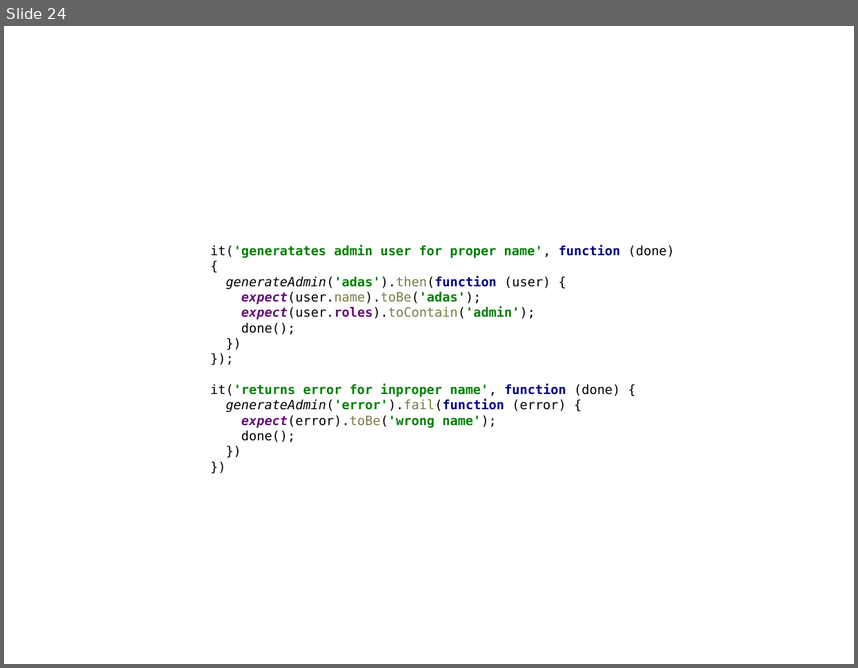
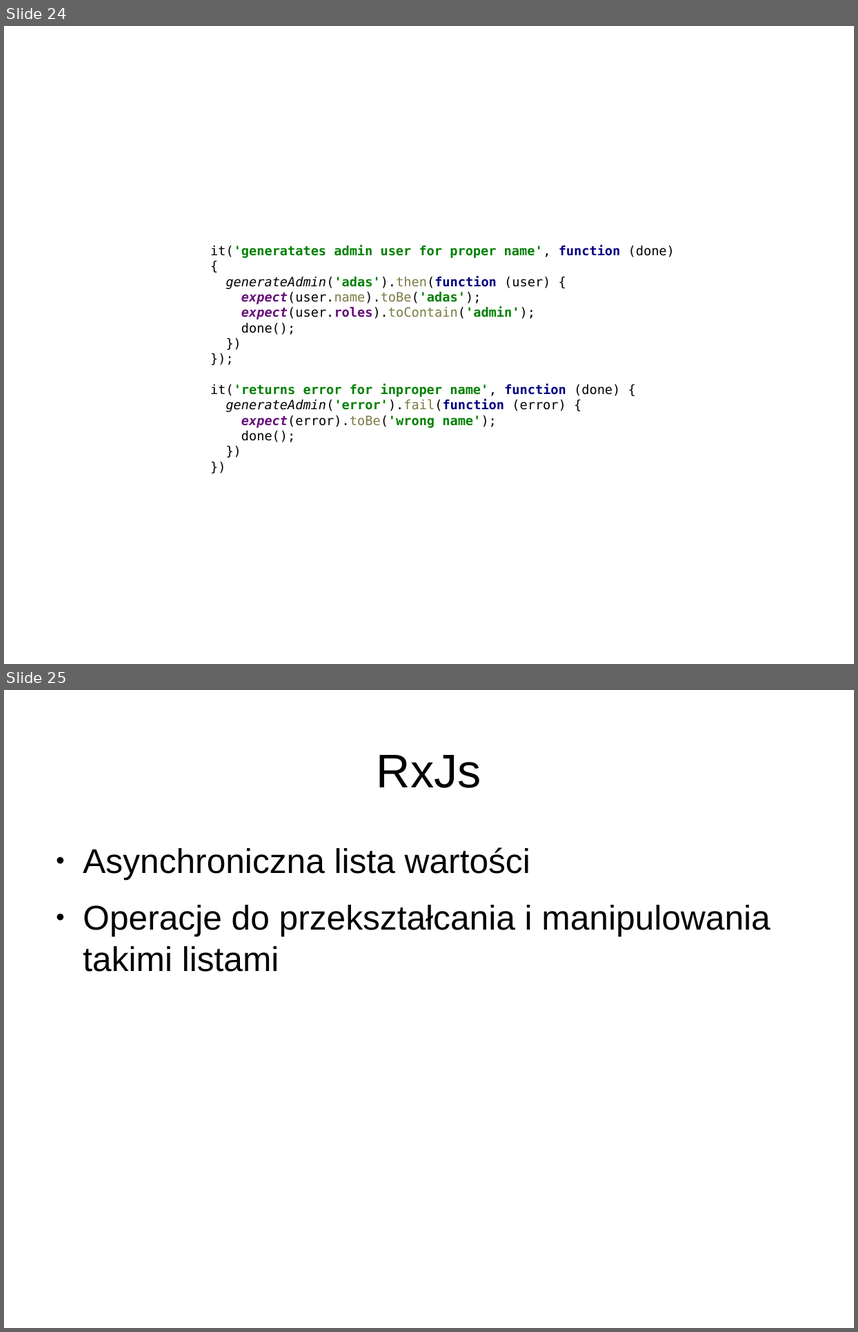
Before and after one commit to sielakos/js-monads, a slide deck: monads.odp. Shown one above the other, each under a label of ours: slide 24 before the commit, slides 24 and 25 after it. The pictures are 858x668 and 858x1332 pixels, drawn with LibreOffice and Linux fonts; fonts in the diff are those of the drawing. Boxes give left, top, right and bottom in pixels: in the first picture for what was removed or moved away, otherwise in the second. Text is boxed around its words. In the diff, an @@ line names an element or a change of style, - is before the commit and + after.

```diff
--- a/monads.odp
+++ b/monads.odp
@@ slide 25 added at <box>4,690,854,1328</box>, background #FFFFFF @@
@@ title added at <box>377,755,481,788</box>, 44 pt, text #000000 @@
+RxJs
@@ text added at <box>83,847,770,972</box>, 32 pt, text #000000 @@
+● Asynchroniczna lista wartości
+● Operacje do przekształcania i manipulowania takimi listami
```
Also in this commit, not shown: 1 slide changed, 6 other slides added, 6 other files.
